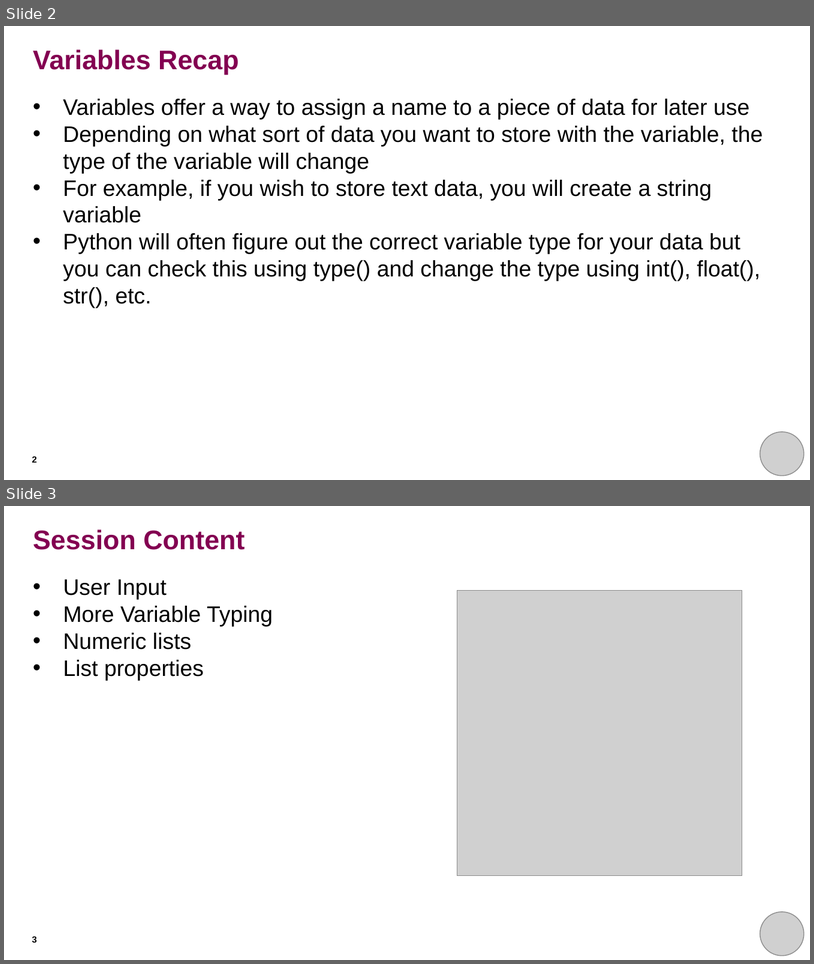
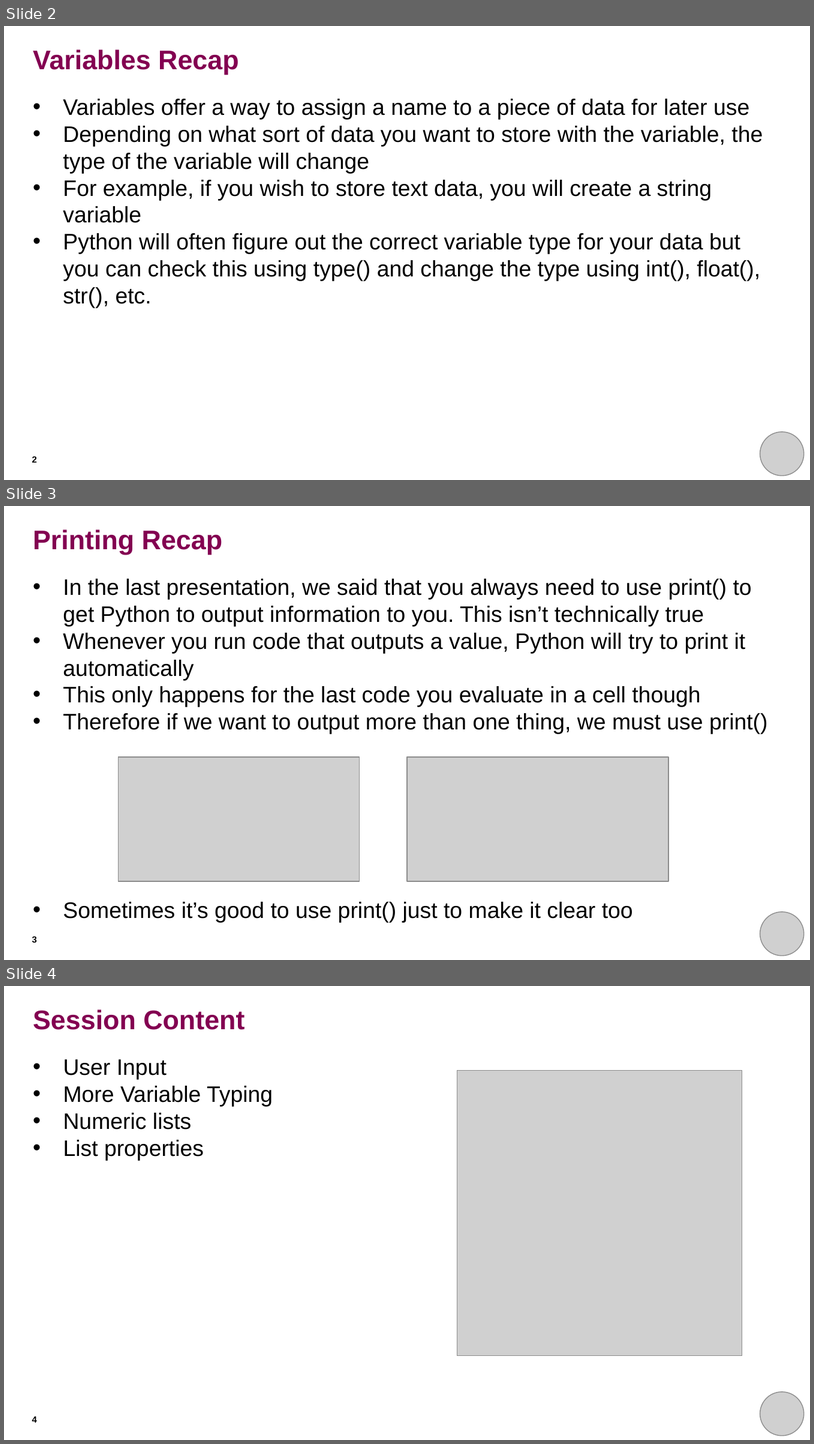
Before and after one commit to THargreaves/beginners-python, a slide deck: session_two/session_two_presentation.pptx. Shown one above the other, each under a label of ours: slides 2 and 3 before the commit, slides 2, 3 and 4 after it. The pictures are 814x964 and 814x1444 pixels, drawn with LibreOffice and Linux fonts; fonts in the diff are those of the drawing; grey boxes stand for pictures. Boxes give left, top, right and bottom in pixels: in the first picture for what was removed or moved away, otherwise in the second. Text is boxed around its words. In the diff, an @@ line names an element or a change of style, - is before the commit and + after.

```diff
--- a/session_two/session_two_presentation.pptx
+++ b/session_two/session_two_presentation.pptx
@@ slide 3 added at [4, 506, 810, 960], background #FFFFFF @@
@@ title added at [33, 529, 222, 555], 24 pt, text #830051, bold @@
+Printing Recap
@@ text added at [63, 579, 768, 922], 20 pt, text #000000 @@
+• In the last presentation, we said that you always need to use print() to get Python to output information to you. This isn’t technically true
+• Whenever you run code that outputs a value, Python will try to print it automatically
+• This only happens for the last code you evaluate in a cell though
+• Therefore if we want to output more than one thing, we must use print()
+• Sometimes it’s good to use print() just to make it clear too
@@ picture added at [119, 757, 360, 881] @@
@@ picture added at [407, 757, 668, 881] @@
@@ picture added at [761, 912, 804, 955] @@
@@ page number added at [32, 936, 37, 942], 8 pt, text #000000, bold @@
+3
@@ what was slide 3 is now slide 4 @@
@@ page number at [32, 1416, 37, 1422]: text changed @@
-3
+4
```
